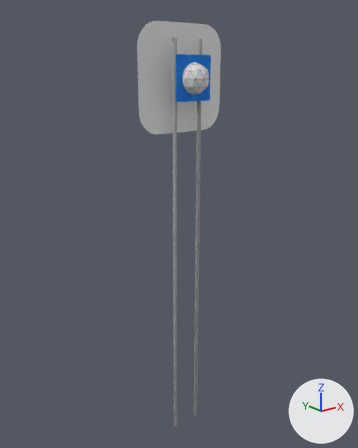
An edit to the Blender file preprod/scene/home-icon 2.blend, drawn before and after from the same camera.
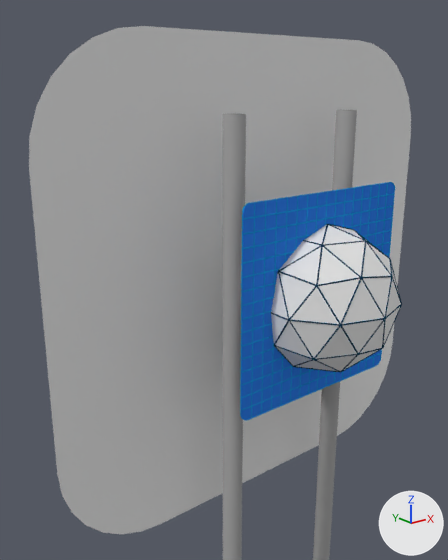
There are two pictures of each version: one whole from a 50 mm camera at (-29.38, -33.11, 0.92) aimed at (-0.62, 2.84, -13.46), one close up from a 50 mm camera at (-8.36, -5.96, 3.86) aimed at (-1.44, 2.69, 0.4). Lighting does not change. The marker at lower right points along +X, +Y and +Z.
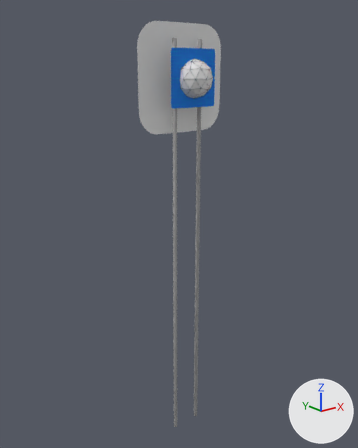
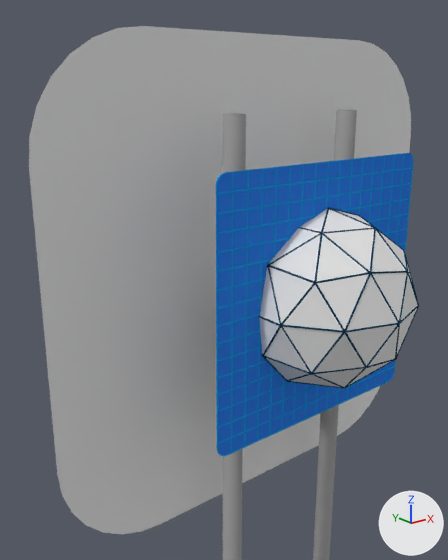
Location of each change, (x1, y1, x2, y2) in pixels of the close-ups (448 x 560 px):
'Plane.002', rescaled (27% wider, 27% taller)
    before: (241, 182, 394, 420)
    after: (217, 153, 412, 455)
'Icosphere', rescaled (22% wider, 23% taller)
    before: (271, 224, 402, 372)
    after: (259, 207, 419, 389)
'Plane.001', moved, rescaled (28% wider, 27% taller)
    before: (240, 182, 395, 421)
    after: (216, 153, 414, 456)
'Cylinder.000', unchanged, covered by the edit
    both: (222, 114, 246, 560)

Patch to the scene script:
```diff
--- a/preprod/scene/home-icon 2.blend.py
+++ b/preprod/scene/home-icon 2.blend.py
@@ ob_icosphere @@
 ob_icosphere.location = (-0.02, 1.47, 0.08)
-ob_icosphere.scale = (1.4, 1.4, 1.4)
+ob_icosphere.scale = (1.69, 1.69, 1.69)
 _m = ob_icosphere.modifiers.new('Wireframe', 'WIREFRAME')
@@ ob_plane_001 @@
 ob_plane_001.rotation_euler = (4.712, 0.0, 0.0)  # degrees (270, 0, 0)
-ob_plane_001.scale = (1.95, 1.95, 1.95)
+ob_plane_001.scale = (2.48, 2.48, 2.48)
 _m = ob_plane_001.modifiers.new('Wireframe', 'WIREFRAME')
@@ ob_plane_002 @@
 ob_plane_002.rotation_euler = (4.712, 0.0, 0.0)  # degrees (270, 0, 0)
-ob_plane_002.scale = (1.95, 1.95, 1.95)
+ob_plane_002.scale = (2.48, 2.48, 2.48)
```
